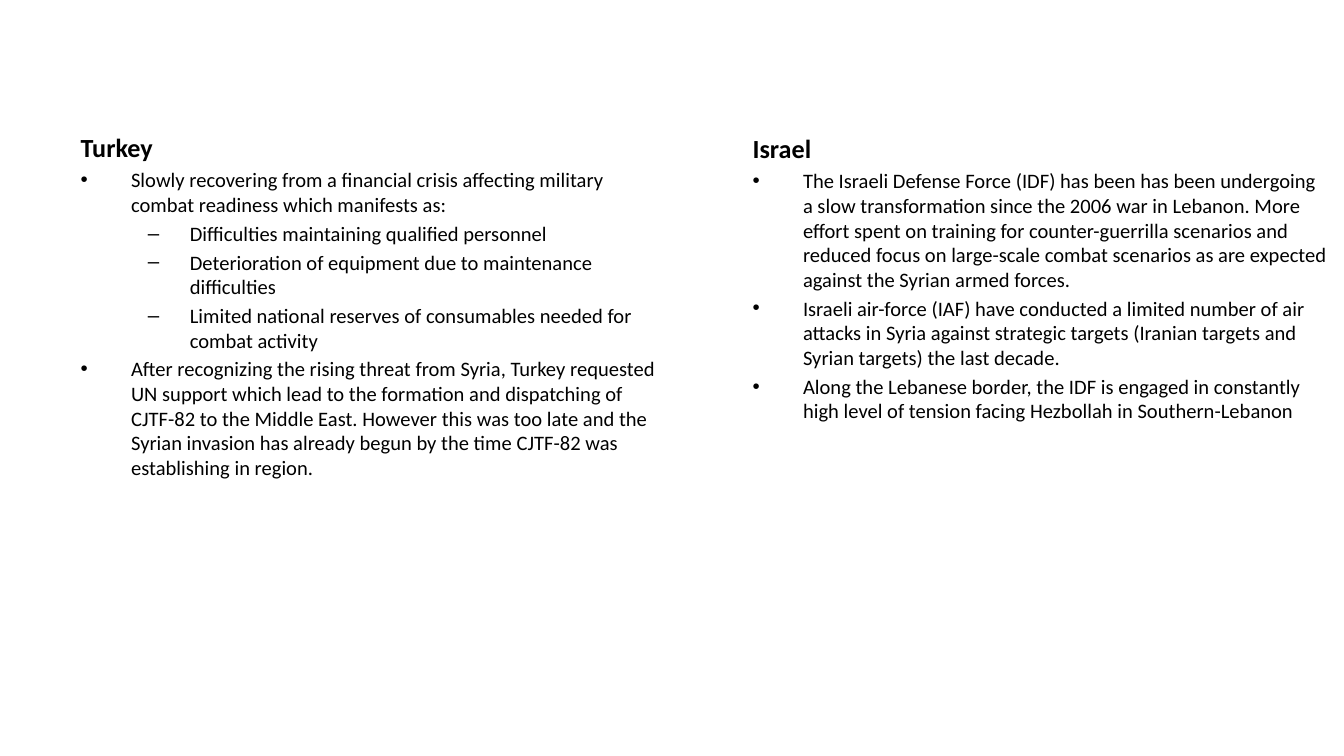
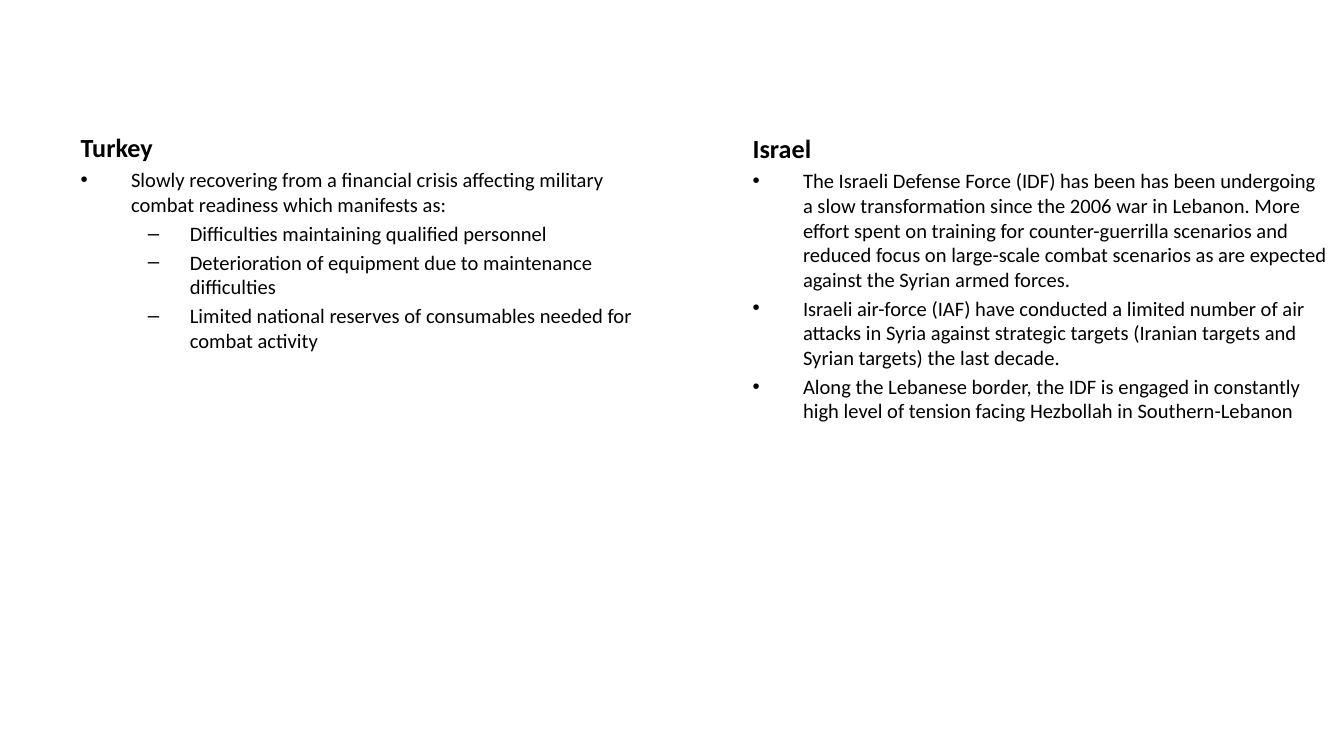
Before and after one commit to 132nd-vWing/OPAR-Brief, a slide deck: slide 7 of UNDER DEVELOPMENT/132nd OP ACTIVE RESOLVE Introduction Brief.pptx. Drawn at 1344x756 pixels with LibreOffice and Linux fonts; fonts in the diff are those of the drawing; background and template pictures are left out. Boxes give left, top, right and bottom in pixels: in the first picture for what was removed or moved away, otherwise in the second. Text is boxed around its words. In the diff, an @@ line names an element or a change of style, - is before the commit and + after.

```diff
--- a/UNDER DEVELOPMENT/132nd OP ACTIVE RESOLVE Introduction Brief.pptx
+++ b/UNDER DEVELOPMENT/132nd OP ACTIVE RESOLVE Introduction Brief.pptx
@@ text at box(131, 361, 655, 479): paragraph removed @@
-• After recognizing the rising threat from Syria, Turkey requested UN support which lead to the formation and dispatching of CJTF-82 to the Middle East. However this was too late and the Syrian invasion has already begun by the time CJTF-82 was establishing in region.
```
Also in this commit, not shown: 5 other slides changed, 12 other files.
